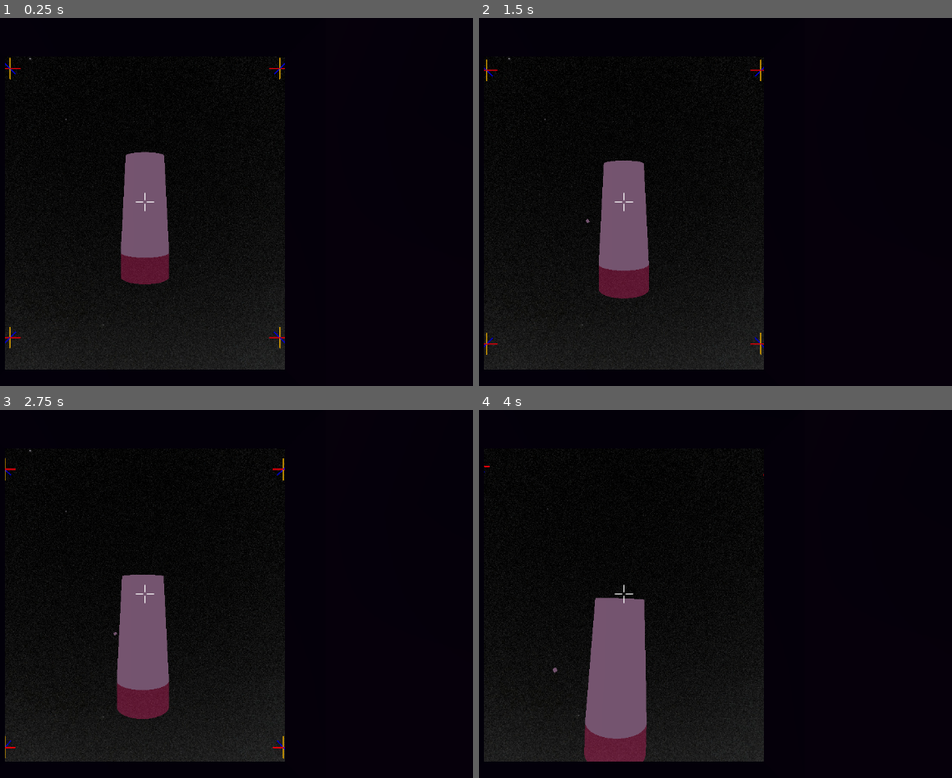
Above: before the commit, frames 1-4 (two rows, left to right).
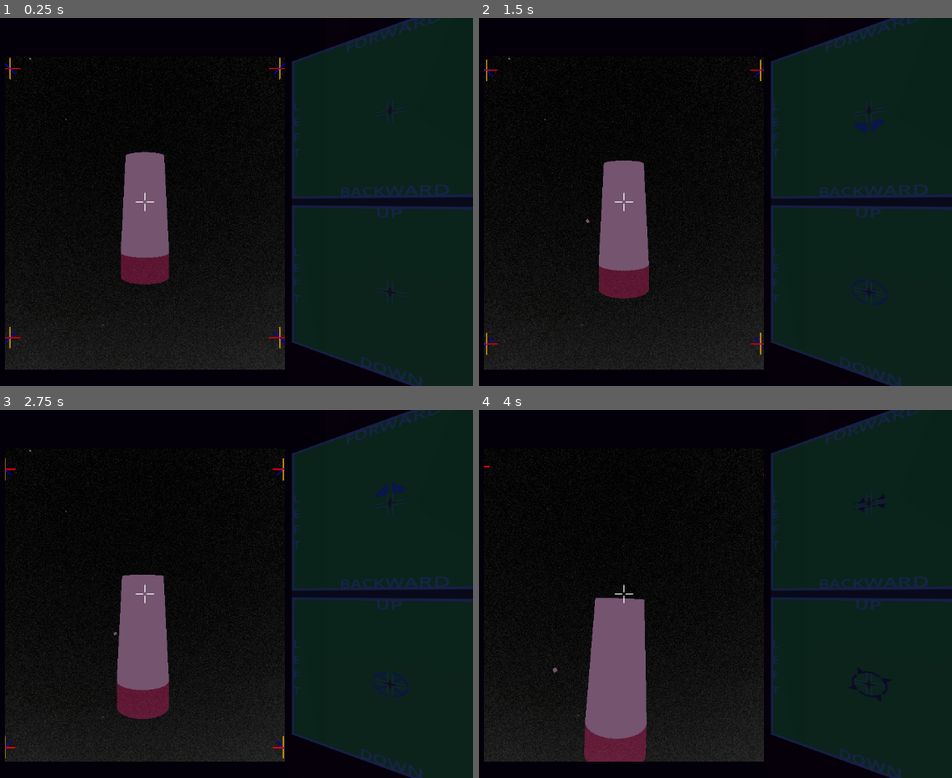
Above: after the commit, the same moments.

Repository: Wake1st/SpaceFlyer
Game: Godot game, scene res://level/space.tscn
Same seed, same stepped clock (60 frames per second), same inputs: the game is played once before the commit and once after it.
Inputs:
- Up to frame 1 (0.25 s): no input
- Up to frame 2 (1.5 s): tap Enter at 0.5 s; hold W (forward) 0.53-1.28 s; hold Keypad 8 (a-pitch) 0.53-1.28 s; hold S (backward) from 1.28 s (still down); tap Keypad 6 (a-roll) at 1.35 s
- Up to frame 3 (2.75 s): tap R (reset_level) at 2 s; release S (backward) at 2.03 s; hold W (forward) from 2.03 s (still down); hold D (a_yaw) from 2.03 s (still down)
- Up to frame 4 (4 s): release D (a_yaw) at 2.78 s; tap F (action) at 2.85 s; release W (forward) at 3.53 s; hold Keypad 4 (left) from 3.53 s (still down); tap Shift (control_mode_swap) at 3.6 s

The runs differ from the first frame. In frame 1, 35% of the frame differs, in the area x 61-100%, y 0-100%; in frame 2, 35%; in frame 3, 35%; in frame 4, 34%.

Commit message:
actually working, but kind of shit

Diff:
--- a/hardware/radar_panel/radar_panel.gd
+++ b/hardware/radar_panel/radar_panel.gd
@@ -36,6 +36,8 @@
 
 
 func _ready():
+	$EditorNode.visible = false
+
 	screen_to_device()
 	reference_capture()
 
--- a/hardware/radar_panel/radar_panel.tscn
+++ b/hardware/radar_panel/radar_panel.tscn
@@ -27,365 +27,365 @@
 material_override = SubResource("StandardMaterial3D_185hk")
 mesh = SubResource("QuadMesh_yedgm")
 
-[node name="Control" type="Control" parent="."]
+[node name="Screen" type="SubViewport" parent="."]
+unique_name_in_owner = true
+handle_input_locally = false
+render_target_update_mode = 4
+
+[node name="Active" type="Node2D" parent="Screen"]
+
+[node name="XZScan" type="Panel" parent="Screen/Active"]
+offset_right = 250.0
+offset_bottom = 250.0
+theme_override_styles/panel = ExtResource("3_wh8w6")
+metadata/_edit_use_anchors_ = true
+
+[node name="XZCenter" type="Sprite2D" parent="Screen/Active"]
+z_index = 100
+position = Vector2(125, 125)
+texture = ExtResource("3_bj0be")
+
+[node name="XZLabels" type="Node2D" parent="Screen/Active"]
+z_index = 10
+position = Vector2(125, 125)
+
+[node name="PosZ" type="RichTextLabel" parent="Screen/Active/XZLabels"]
+anchors_preset = 7
+anchor_left = 0.5
+anchor_top = 1.0
+anchor_right = 0.5
+anchor_bottom = 1.0
+offset_left = -50.0
+offset_top = -130.0
+offset_right = 50.0
+offset_bottom = -46.0
+grow_horizontal = 2
+grow_vertical = 0
+size_flags_horizontal = 4
+size_flags_vertical = 4
+theme_override_colors/default_color = Color(1, 1, 1, 1)
+theme_override_font_sizes/normal_font_size = 20
+text = "FORWARD"
+fit_content = true
+
+[node name="NegZ" type="RichTextLabel" parent="Screen/Active/XZLabels"]
+anchors_preset = 5
+anchor_left = 0.5
+anchor_right = 0.5
+offset_left = -57.5
+offset_top = 100.0
+offset_right = 57.5
+offset_bottom = 156.0
+grow_horizontal = 2
+size_flags_horizontal = 4
+size_flags_vertical = 4
+theme_override_colors/default_color = Color(1, 1, 1, 1)
+theme_override_font_sizes/normal_font_size = 20
+text = "BACKWARD"
+fit_content = true
+
+[node name="PosX" type="RichTextLabel" parent="Screen/Active/XZLabels"]
+anchors_preset = 4
+anchor_top = 0.5
+anchor_bottom = 0.5
+offset_left = 110.0
+offset_top = -70.0
+offset_right = 128.0
+offset_bottom = 70.0
+grow_vertical = 2
+size_flags_horizontal = 4
+size_flags_vertical = 4
+theme_override_colors/default_color = Color(1, 1, 1, 1)
+theme_override_font_sizes/normal_font_size = 20
+text = "RIGHT"
+fit_content = true
+
+[node name="NegX" type="RichTextLabel" parent="Screen/Active/XZLabels"]
+anchors_preset = 6
+anchor_left = 1.0
+anchor_top = 0.5
+anchor_right = 1.0
+anchor_bottom = 0.5
+offset_left = -123.0
+offset_top = -56.0
+offset_right = -105.0
+offset_bottom = 56.0
+grow_horizontal = 0
+grow_vertical = 2
+size_flags_horizontal = 4
+size_flags_vertical = 4
+theme_override_colors/default_color = Color(1, 1, 1, 1)
+theme_override_font_sizes/normal_font_size = 20
+text = "LEFT"
+fit_content = true
+
+[node name="XYScan" type="Panel" parent="Screen/Active"]
+anchors_preset = 2
+anchor_top = 1.0
+anchor_bottom = 1.0
+offset_top = 262.0
+offset_right = 250.0
+offset_bottom = 512.0
+grow_vertical = 0
+theme_override_styles/panel = ExtResource("3_wh8w6")
+metadata/_edit_use_anchors_ = true
+
+[node name="XYCenter" type="Sprite2D" parent="Screen/Active"]
+z_index = 100
+position = Vector2(125, 387)
+texture = ExtResource("3_bj0be")
+
+[node name="XYLabels" type="Node2D" parent="Screen/Active"]
+z_index = 10
+position = Vector2(125, 387)
+
+[node name="PosY" type="RichTextLabel" parent="Screen/Active/XYLabels"]
+anchors_preset = 7
+anchor_left = 0.5
+anchor_top = 1.0
+anchor_right = 0.5
+anchor_bottom = 1.0
+offset_left = -15.0
+offset_top = -130.0
+offset_right = 15.0
+offset_bottom = -46.0
+grow_horizontal = 2
+grow_vertical = 0
+size_flags_horizontal = 4
+size_flags_vertical = 4
+theme_override_colors/default_color = Color(1, 1, 1, 1)
+theme_override_font_sizes/normal_font_size = 20
+text = "UP"
+fit_content = true
+
+[node name="NegY" type="RichTextLabel" parent="Screen/Active/XYLabels"]
+anchors_preset = 5
+anchor_left = 0.5
+anchor_right = 0.5
+offset_left = -33.0
+offset_top = 100.0
+offset_right = 33.0
+offset_bottom = 156.0
+grow_horizontal = 2
+size_flags_horizontal = 4
+size_flags_vertical = 4
+theme_override_colors/default_color = Color(1, 1, 1, 1)
+theme_override_font_sizes/normal_font_size = 20
+text = "DOWN"
+fit_content = true
+
+[node name="PosX" type="RichTextLabel" parent="Screen/Active/XYLabels"]
+anchors_preset = 4
+anchor_top = 0.5
+anchor_bottom = 0.5
+offset_left = 110.0
+offset_top = -70.0
+offset_right = 128.0
+offset_bottom = 70.0
+grow_vertical = 2
+size_flags_horizontal = 4
+size_flags_vertical = 4
+theme_override_colors/default_color = Color(1, 1, 1, 1)
+theme_override_font_sizes/normal_font_size = 20
+text = "RIGHT"
+fit_content = true
+
+[node name="NegX" type="RichTextLabel" parent="Screen/Active/XYLabels"]
+anchors_preset = 6
+anchor_left = 1.0
+anchor_top = 0.5
+anchor_right = 1.0
+anchor_bottom = 0.5
+offset_left = -123.0
+offset_top = -56.0
+offset_right = -105.0
+offset_bottom = 56.0
+grow_horizontal = 0
+grow_vertical = 2
+size_flags_horizontal = 4
+size_flags_vertical = 4
+theme_override_colors/default_color = Color(1, 1, 1, 1)
+theme_override_font_sizes/normal_font_size = 20
+text = "LEFT"
+fit_content = true
+
+[node name="ZYScan" type="Panel" parent="Screen/Active"]
+anchors_preset = 3
+anchor_left = 1.0
+anchor_top = 1.0
+anchor_right = 1.0
+anchor_bottom = 1.0
+offset_left = 262.0
+offset_top = 262.0
+offset_right = 512.0
+offset_bottom = 512.0
+grow_horizontal = 0
+grow_vertical = 0
+theme_override_styles/panel = ExtResource("3_wh8w6")
+metadata/_edit_use_anchors_ = true
+
+[node name="ZYCenter" type="Sprite2D" parent="Screen/Active"]
+z_index = 100
+position = Vector2(387, 387)
+texture = ExtResource("3_bj0be")
+
+[node name="ZYLabels" type="Node2D" parent="Screen/Active"]
+z_index = 10
+position = Vector2(387, 387)
+
+[node name="PosY" type="RichTextLabel" parent="Screen/Active/ZYLabels"]
+anchors_preset = 7
+anchor_left = 0.5
+anchor_top = 1.0
+anchor_right = 0.5
+anchor_bottom = 1.0
+offset_left = -15.0
+offset_top = -130.0
+offset_right = 15.0
+offset_bottom = -46.0
+grow_horizontal = 2
+grow_vertical = 0
+size_flags_horizontal = 4
+size_flags_vertical = 4
+theme_override_colors/default_color = Color(1, 1, 1, 1)
+theme_override_font_sizes/normal_font_size = 20
+text = "UP"
+fit_content = true
+
+[node name="NegY" type="RichTextLabel" parent="Screen/Active/ZYLabels"]
+anchors_preset = 5
+anchor_left = 0.5
+anchor_right = 0.5
+offset_left = -33.0
+offset_top = 100.0
+offset_right = 33.0
+offset_bottom = 156.0
+grow_horizontal = 2
+size_flags_horizontal = 4
+size_flags_vertical = 4
+theme_override_colors/default_color = Color(1, 1, 1, 1)
+theme_override_font_sizes/normal_font_size = 20
+text = "DOWN"
+fit_content = true
+
+[node name="PosZ" type="RichTextLabel" parent="Screen/Active/ZYLabels"]
+anchors_preset = 4
+anchor_top = 0.5
+anchor_bottom = 0.5
+offset_left = 110.0
+offset_top = -70.0
+offset_right = 128.0
+offset_bottom = 70.0
+grow_vertical = 2
+size_flags_horizontal = 4
+size_flags_vertical = 4
+theme_override_colors/default_color = Color(1, 1, 1, 1)
+theme_override_font_sizes/normal_font_size = 20
+text = "FORWARD"
+fit_content = true
+
+[node name="NegZ" type="RichTextLabel" parent="Screen/Active/ZYLabels"]
+anchors_preset = 6
+anchor_left = 1.0
+anchor_top = 0.5
+anchor_right = 1.0
+anchor_bottom = 0.5
+offset_left = -123.0
+offset_top = -56.0
+offset_right = -105.0
+offset_bottom = 56.0
+grow_horizontal = 0
+grow_vertical = 2
+size_flags_horizontal = 4
+size_flags_vertical = 4
+theme_override_colors/default_color = Color(1, 1, 1, 1)
+theme_override_font_sizes/normal_font_size = 20
+text = "BACKWARD"
+fit_content = true
+
+[node name="References" type="Control" parent="Screen"]
+visible = false
+custom_minimum_size = Vector2(10, 10)
+layout_mode = 3
+anchors_preset = 0
+offset_right = 40.0
+offset_bottom = 40.0
+
+[node name="RadarPing" type="Sprite2D" parent="Screen/References"]
+texture = ExtResource("5_y18qg")
+
+[node name="ShipPing" type="Sprite2D" parent="Screen/References"]
+z_index = 2
+texture = ExtResource("3_23xym")
+
+[node name="ThrustUp" type="Sprite2D" parent="Screen/References"]
+z_index = 10
+texture = ExtResource("6_36iww")
+
+[node name="ThrustTowards" type="Sprite2D" parent="Screen/References"]
+z_index = 10
+texture = ExtResource("7_r0umt")
+
+[node name="ThrustAway" type="Sprite2D" parent="Screen/References"]
+z_index = 10
+texture = ExtResource("8_u45e5")
+
+[node name="ThrustRight" type="Sprite2D" parent="Screen/References"]
+z_index = 10
+rotation = 1.5708
+texture = ExtResource("6_36iww")
+
+[node name="ThrustLeft" type="Sprite2D" parent="Screen/References"]
+z_index = 10
+rotation = -1.5708
+texture = ExtResource("6_36iww")
+
+[node name="ThrustDown" type="Sprite2D" parent="Screen/References"]
+z_index = 10
+texture = ExtResource("6_36iww")
+flip_v = true
+
+[node name="PitchPos" type="Sprite2D" parent="Screen/References"]
+z_index = 10
+texture = ExtResource("9_mxnll")
+flip_v = true
+
+[node name="PitchNeg" type="Sprite2D" parent="Screen/References"]
+z_index = 10
+texture = ExtResource("9_mxnll")
+
+[node name="YawPos" type="Sprite2D" parent="Screen/References"]
+z_index = 10
+rotation = -1.5708
+texture = ExtResource("9_mxnll")
+
+[node name="YawNeg" type="Sprite2D" parent="Screen/References"]
+z_index = 10
+rotation = 1.5708
+texture = ExtResource("9_mxnll")
+
+[node name="RollPos" type="Sprite2D" parent="Screen/References"]
+z_index = 10
+texture = ExtResource("11_daio2")
+
+[node name="RollNeg" type="Sprite2D" parent="Screen/References"]
+z_index = 10
+texture = ExtResource("11_daio2")
+flip_h = true
+
+[node name="CanvasLayer" type="CanvasLayer" parent="Screen"]
+
+[node name="EditorNode" type="Control" parent="."]
 visible = false
 layout_mode = 3
 anchors_preset = 0
 offset_right = 40.0
 offset_bottom = 40.0
 
-[node name="SubViewportContainer" type="SubViewportContainer" parent="Control"]
+[node name="SubViewportContainer" type="SubViewportContainer" parent="EditorNode"]
 layout_mode = 1
 anchors_preset = -1
 anchor_right = 12.8
 anchor_bottom = 13.084
 offset_right = -472.0
 offset_bottom = -483.36
-
-[node name="Screen" type="SubViewport" parent="Control/SubViewportContainer"]
-unique_name_in_owner = true
-handle_input_locally = false
-render_target_update_mode = 0
-
-[node name="Active" type="Node2D" parent="Control/SubViewportContainer/Screen"]
-
-[node name="XZScan" type="Panel" parent="Control/SubViewportContainer/Screen/Active"]
-offset_right = 250.0
-offset_bottom = 250.0
-theme_override_styles/panel = ExtResource("3_wh8w6")
-metadata/_edit_use_anchors_ = true
-
-[node name="XZCenter" type="Sprite2D" parent="Control/SubViewportContainer/Screen/Active"]
-z_index = 100
-position = Vector2(125, 125)
-texture = ExtResource("3_bj0be")
-
-[node name="XZLabels" type="Node2D" parent="Control/SubViewportContainer/Screen/Active"]
-z_index = 10
-position = Vector2(125, 125)
-
-[node name="PosZ" type="RichTextLabel" parent="Control/SubViewportContainer/Screen/Active/XZLabels"]
-anchors_preset = 7
-anchor_left = 0.5
-anchor_top = 1.0
-anchor_right = 0.5
-anchor_bottom = 1.0
-offset_left = -50.0
-offset_top = -130.0
-offset_right = 50.0
-offset_bottom = -46.0
-grow_horizontal = 2
-grow_vertical = 0
-size_flags_horizontal = 4
-size_flags_vertical = 4
-theme_override_colors/default_color = Color(1, 1, 1, 1)
-theme_override_font_sizes/normal_font_size = 20
-text = "FORWARD"
-fit_content = true
-
-[node name="NegZ" type="RichTextLabel" parent="Control/SubViewportContainer/Screen/Active/XZLabels"]
-anchors_preset = 5
-anchor_left = 0.5
-anchor_right = 0.5
-offset_left = -57.5
-offset_top = 100.0
-offset_right = 57.5
-offset_bottom = 156.0
-grow_horizontal = 2
-size_flags_horizontal = 4
-size_flags_vertical = 4
-theme_override_colors/default_color = Color(1, 1, 1, 1)
-theme_override_font_sizes/normal_font_size = 20
-text = "BACKWARD"
-fit_content = true
-
-[node name="PosX" type="RichTextLabel" parent="Control/SubViewportContainer/Screen/Active/XZLabels"]
-anchors_preset = 4
-anchor_top = 0.5
-anchor_bottom = 0.5
-offset_left = 110.0
-offset_top = -70.0
-offset_right = 128.0
-offset_bottom = 70.0
-grow_vertical = 2
-size_flags_horizontal = 4
-size_flags_vertical = 4
-theme_override_colors/default_color = Color(1, 1, 1, 1)
-theme_override_font_sizes/normal_font_size = 20
-text = "RIGHT"
-fit_content = true
-
-[node name="NegX" type="RichTextLabel" parent="Control/SubViewportContainer/Screen/Active/XZLabels"]
-anchors_preset = 6
-anchor_left = 1.0
-anchor_top = 0.5
-anchor_right = 1.0
-anchor_bottom = 0.5
-offset_left = -123.0
-offset_top = -56.0
-offset_right = -105.0
-offset_bottom = 56.0
-grow_horizontal = 0
-grow_vertical = 2
-size_flags_horizontal = 4
-size_flags_vertical = 4
-theme_override_colors/default_color = Color(1, 1, 1, 1)
-theme_override_font_sizes/normal_font_size = 20
-text = "LEFT"
-fit_content = true
-
-[node name="XYScan" type="Panel" parent="Control/SubViewportContainer/Screen/Active"]
-anchors_preset = 2
-anchor_top = 1.0
-anchor_bottom = 1.0
-offset_top = 262.0
-offset_right = 250.0
-offset_bottom = 512.0
-grow_vertical = 0
-theme_override_styles/panel = ExtResource("3_wh8w6")
-metadata/_edit_use_anchors_ = true
-
-[node name="XYCenter" type="Sprite2D" parent="Control/SubViewportContainer/Screen/Active"]
-z_index = 100
-position = Vector2(125, 387)
-texture = ExtResource("3_bj0be")
-
-[node name="XYLabels" type="Node2D" parent="Control/SubViewportContainer/Screen/Active"]
-z_index = 10
-position = Vector2(125, 387)
-
-[node name="PosY" type="RichTextLabel" parent="Control/SubViewportContainer/Screen/Active/XYLabels"]
-anchors_preset = 7
-anchor_left = 0.5
-anchor_top = 1.0
-anchor_right = 0.5
-anchor_bottom = 1.0
-offset_left = -15.0
-offset_top = -130.0
-offset_right = 15.0
-offset_bottom = -46.0
-grow_horizontal = 2
-grow_vertical = 0
-size_flags_horizontal = 4
-size_flags_vertical = 4
-theme_override_colors/default_color = Color(1, 1, 1, 1)
-theme_override_font_sizes/normal_font_size = 20
-text = "UP"
-fit_content = true
-
-[node name="NegY" type="RichTextLabel" parent="Control/SubViewportContainer/Screen/Active/XYLabels"]
-anchors_preset = 5
-anchor_left = 0.5
-anchor_right = 0.5
-offset_left = -33.0
-offset_top = 100.0
-offset_right = 33.0
-offset_bottom = 156.0
-grow_horizontal = 2
-size_flags_horizontal = 4
-size_flags_vertical = 4
-theme_override_colors/default_color = Color(1, 1, 1, 1)
-theme_override_font_sizes/normal_font_size = 20
-text = "DOWN"
-fit_content = true
-
-[node name="PosX" type="RichTextLabel" parent="Control/SubViewportContainer/Screen/Active/XYLabels"]
-anchors_preset = 4
-anchor_top = 0.5
-anchor_bottom = 0.5
-offset_left = 110.0
-offset_top = -70.0
-offset_right = 128.0
-offset_bottom = 70.0
-grow_vertical = 2
-size_flags_horizontal = 4
-size_flags_vertical = 4
-theme_override_colors/default_color = Color(1, 1, 1, 1)
-theme_override_font_sizes/normal_font_size = 20
-text = "RIGHT"
-fit_content = true
-
-[node name="NegX" type="RichTextLabel" parent="Control/SubViewportContainer/Screen/Active/XYLabels"]
-anchors_preset = 6
-anchor_left = 1.0
-anchor_top = 0.5
-anchor_right = 1.0
-anchor_bottom = 0.5
-offset_left = -123.0
-offset_top = -56.0
-offset_right = -105.0
-offset_bottom = 56.0
-grow_horizontal = 0
-grow_vertical = 2
-size_flags_horizontal = 4
-size_flags_vertical = 4
-theme_override_colors/default_color = Color(1, 1, 1, 1)
-theme_override_font_sizes/normal_font_size = 20
-text = "LEFT"
-fit_content = true
-
-[node name="ZYScan" type="Panel" parent="Control/SubViewportContainer/Screen/Active"]
-anchors_preset = 3
-anchor_left = 1.0
-anchor_top = 1.0
-anchor_right = 1.0
-anchor_bottom = 1.0
-offset_left = 262.0
-offset_top = 262.0
-offset_right = 512.0
-offset_bottom = 512.0
-grow_horizontal = 0
-grow_vertical = 0
-theme_override_styles/panel = ExtResource("3_wh8w6")
-metadata/_edit_use_anchors_ = true
-
-[node name="ZYCenter" type="Sprite2D" parent="Control/SubViewportContainer/Screen/Active"]
-z_index = 100
-position = Vector2(387, 387)
-texture = ExtResource("3_bj0be")
-
-[node name="ZYLabels" type="Node2D" parent="Control/SubViewportContainer/Screen/Active"]
-z_index = 10
-position = Vector2(387, 387)
-
-[node name="PosY" type="RichTextLabel" parent="Control/SubViewportContainer/Screen/Active/ZYLabels"]
-anchors_preset = 7
-anchor_left = 0.5
-anchor_top = 1.0
-anchor_right = 0.5
-anchor_bottom = 1.0
-offset_left = -15.0
-offset_top = -130.0
-offset_right = 15.0
-offset_bottom = -46.0
-grow_horizontal = 2
-grow_vertical = 0
-size_flags_horizontal = 4
-size_flags_vertical = 4
-theme_override_colors/default_color = Color(1, 1, 1, 1)
-theme_override_font_sizes/normal_font_size = 20
-text = "UP"
-fit_content = true
-
-[node name="NegY" type="RichTextLabel" parent="Control/SubViewportContainer/Screen/Active/ZYLabels"]
-anchors_preset = 5
-anchor_left = 0.5
-anchor_right = 0.5
-offset_left = -33.0
-offset_top = 100.0
-offset_right = 33.0
-offset_bottom = 156.0
-grow_horizontal = 2
-size_flags_horizontal = 4
-size_flags_vertical = 4
-theme_override_colors/default_color = Color(1, 1, 1, 1)
-theme_override_font_sizes/normal_font_size = 20
-text = "DOWN"
-fit_content = true
-
-[node name="PosZ" type="RichTextLabel" parent="Control/SubViewportContainer/Screen/Active/ZYLabels"]
-anchors_preset = 4
-anchor_top = 0.5
-anchor_bottom = 0.5
-offset_left = 110.0
-offset_top = -70.0
-offset_right = 128.0
-offset_bottom = 70.0
-grow_vertical = 2
-size_flags_horizontal = 4
-size_flags_vertical = 4
-theme_override_colors/default_color = Color(1, 1, 1, 1)
-theme_override_font_sizes/normal_font_size = 20
-text = "FORWARD"
-fit_content = true
-
-[node name="NegZ" type="RichTextLabel" parent="Control/SubViewportContainer/Screen/Active/ZYLabels"]
-anchors_preset = 6
-anchor_left = 1.0
-anchor_top = 0.5
-anchor_right = 1.0
-anchor_bottom = 0.5
-offset_left = -123.0
-offset_top = -56.0
-offset_right = -105.0
-offset_bottom = 56.0
-grow_horizontal = 0
-grow_vertical = 2
-size_flags_horizontal = 4
-size_flags_vertical = 4
-theme_override_colors/default_color = Color(1, 1, 1, 1)
-theme_override_font_sizes/normal_font_size = 20
-text = "BACKWARD"
-fit_content = true
-
-[node name="References" type="Control" parent="Control/SubViewportContainer/Screen"]
-visible = false
-custom_minimum_size = Vector2(10, 10)
-layout_mode = 3
-anchors_preset = 0
-offset_right = 40.0
-offset_bottom = 40.0
-
-[node name="RadarPing" type="Sprite2D" parent="Control/SubViewportContainer/Screen/References"]
-texture = ExtResource("5_y18qg")
-
-[node name="ShipPing" type="Sprite2D" parent="Control/SubViewportContainer/Screen/References"]
-z_index = 2
-texture = ExtResource("3_23xym")
-
-[node name="ThrustUp" type="Sprite2D" parent="Control/SubViewportContainer/Screen/References"]
-z_index = 10
-texture = ExtResource("6_36iww")
-
-[node name="ThrustTowards" type="Sprite2D" parent="Control/SubViewportContainer/Screen/References"]
-z_index = 10
-texture = ExtResource("7_r0umt")
-
-[node name="ThrustAway" type="Sprite2D" parent="Control/SubViewportContainer/Screen/References"]
-z_index = 10
-texture = ExtResource("8_u45e5")
-
-[node name="ThrustRight" type="Sprite2D" parent="Control/SubViewportContainer/Screen/References"]
-z_index = 10
-rotation = 1.5708
-texture = ExtResource("6_36iww")
-
-[node name="ThrustLeft" type="Sprite2D" parent="Control/SubViewportContainer/Screen/References"]
-z_index = 10
-rotation = -1.5708
-texture = ExtResource("6_36iww")
-
-[node name="ThrustDown" type="Sprite2D" parent="Control/SubViewportContainer/Screen/References"]
-z_index = 10
-texture = ExtResource("6_36iww")
-flip_v = true
-
-[node name="PitchPos" type="Sprite2D" parent="Control/SubViewportContainer/Screen/References"]
-z_index = 10
-texture = ExtResource("9_mxnll")
-flip_v = true
-
-[node name="PitchNeg" type="Sprite2D" parent="Control/SubViewportContainer/Screen/References"]
-z_index = 10
-texture = ExtResource("9_mxnll")
-
-[node name="YawPos" type="Sprite2D" parent="Control/SubViewportContainer/Screen/References"]
-z_index = 10
-rotation = -1.5708
-texture = ExtResource("9_mxnll")
-
-[node name="YawNeg" type="Sprite2D" parent="Control/SubViewportContainer/Screen/References"]
-z_index = 10
-rotation = 1.5708
-texture = ExtResource("9_mxnll")
-
-[node name="RollPos" type="Sprite2D" parent="Control/SubViewportContainer/Screen/References"]
-z_index = 10
-texture = ExtResource("11_daio2")
-
-[node name="RollNeg" type="Sprite2D" parent="Control/SubViewportContainer/Screen/References"]
-z_index = 10
-texture = ExtResource("11_daio2")
-flip_h = true
-
-[node name="CanvasLayer" type="CanvasLayer" parent="Control/SubViewportContainer/Screen"]
